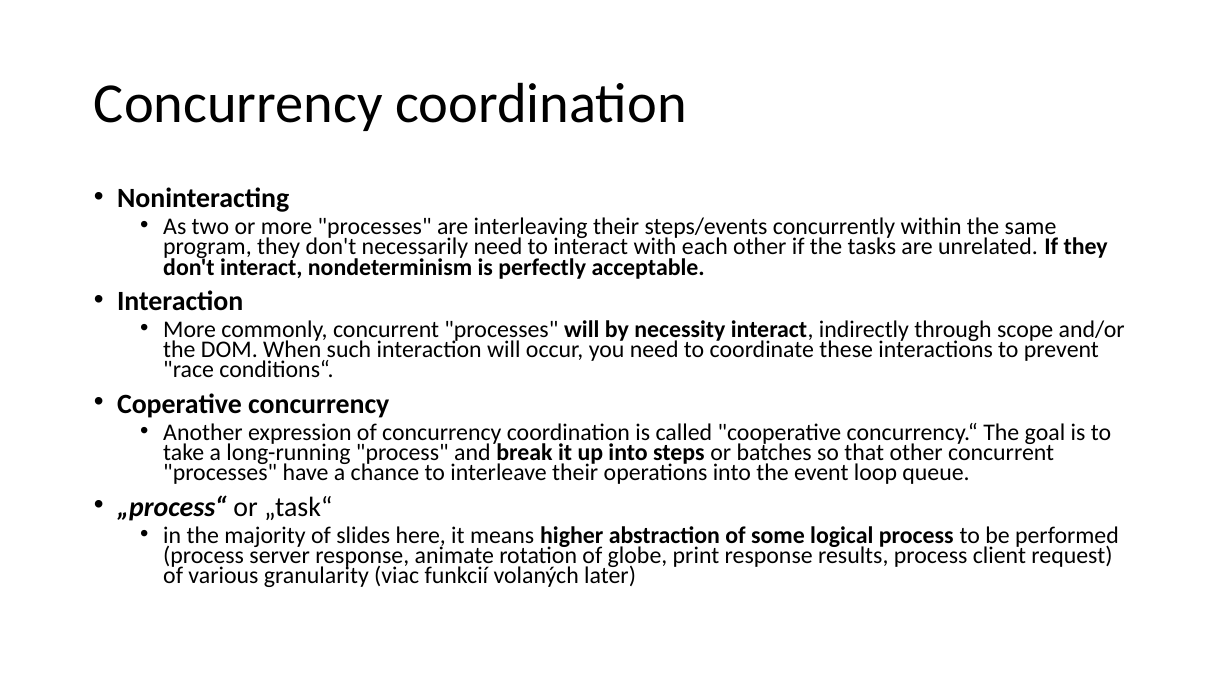
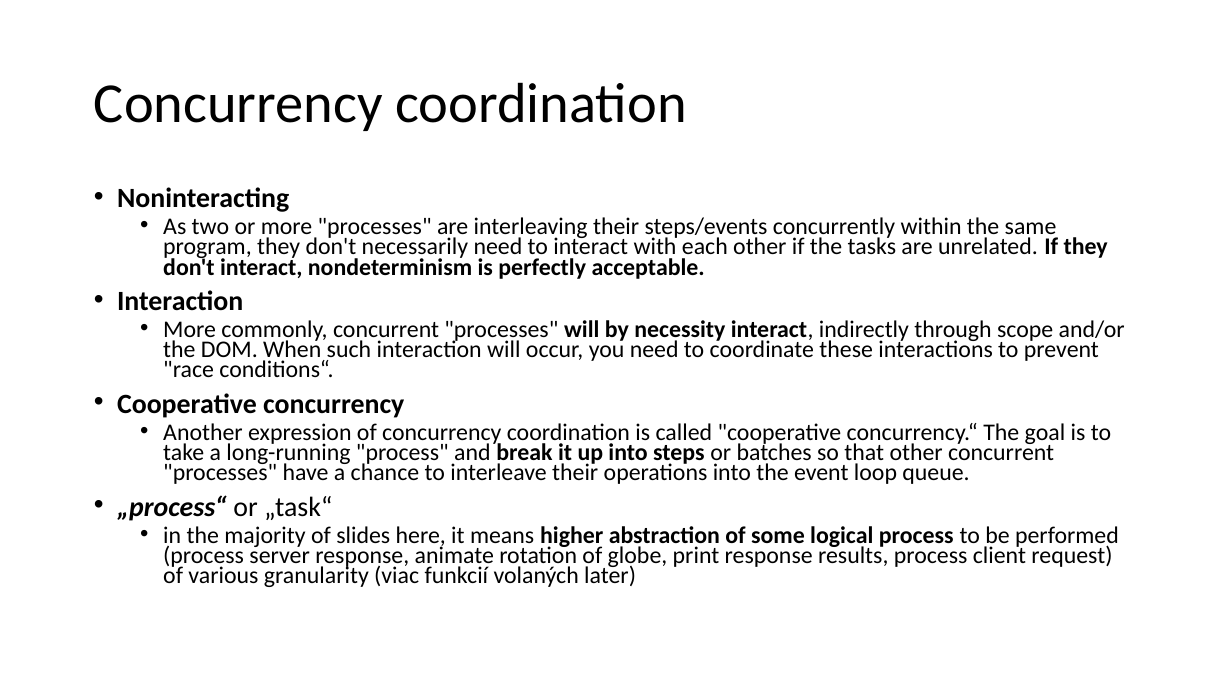
Before and after one commit to yimejky/wawjs, a slide deck: slide 9 of 09-prednaska/async.pptx. Drawn at 1232x693 pixels with LibreOffice and Linux fonts; fonts in the diff are those of the drawing. Boxes give left, top, right and bottom in pixels: in the first picture for what was removed or moved away, otherwise in the second. Text is boxed around its words. In the diff, an @@ line names an element or a change of style, - is before the commit and + after.

```diff
--- a/09-prednaska/async.pptx
+++ b/09-prednaska/async.pptx
@@ text at <box>117,393,404,418</box>: text changed @@
-• Coperative concurrency
+• Cooperative concurrency
```
Also in this commit, not shown: 7 other slides changed, 1 slide added, 5 other files.
